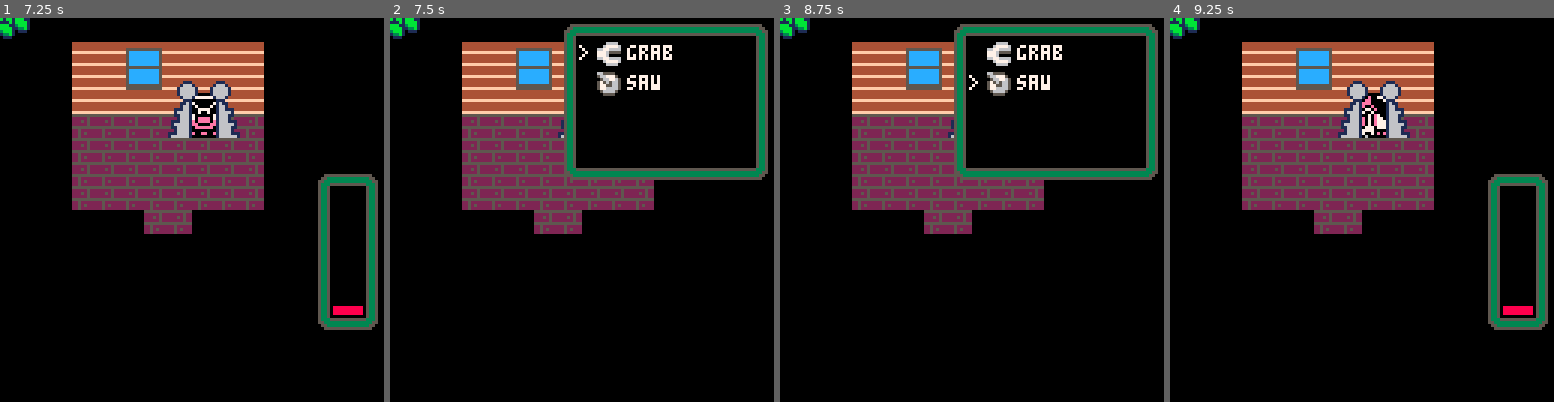
Above: before the commit, frames 1-4 (left to right).
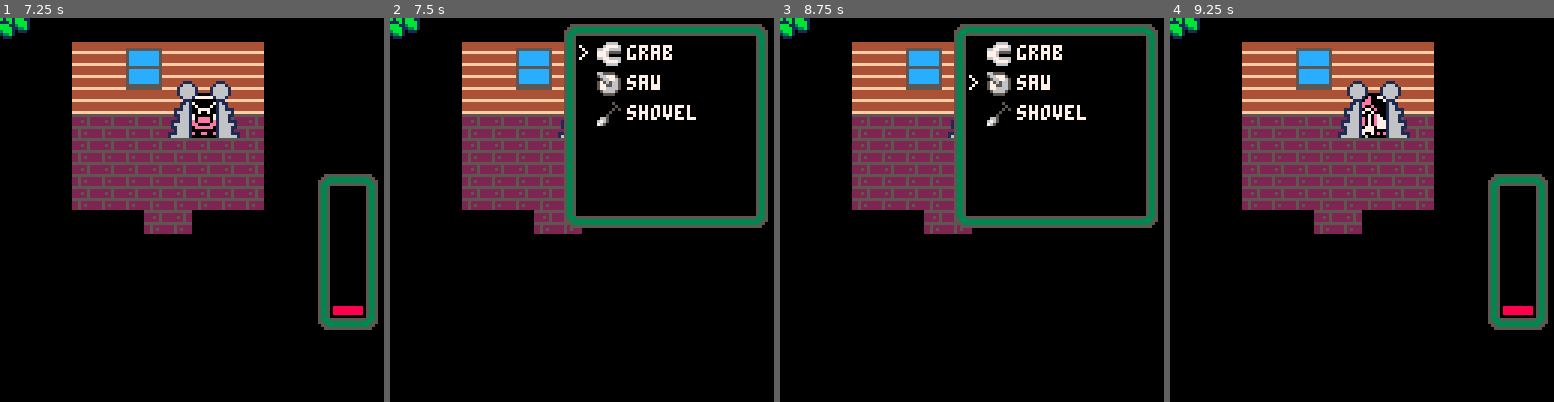
Above: after the commit, the same moments.

Repository: DeCarabas/pico_carts
Game: PICO-8 cartridge robo2.p8
Two runs of this game, one before a commit and one after it. Both use one fixed random seed, a clock stepped at 60 frames per second and the inputs below.
Inputs:
- Up to frame 1 (7.25 s): tap X (X key) at 0.33, 1.07, 1.85, 2.97, 4.08, 5.2, 6.32 s; tap O (Z key) at 0.7, 1.7, 2.1, 2.5, 2.9, 3.3, 3.7, 4.1, 4.5, 4.9, 5.3, 5.7, 6.1, 6.5, 6.9 s; hold Right 1.6-2.1 s; hold Up 2.15-2.42 s; hold Right 2.47-3.03 s; hold Left 3.08-3.58 s; hold Down 3.63-3.97 s; hold Right 4.02-4.68 s; hold Up 4.73-5.03 s; hold Left 5.08-5.68 s; hold Down 5.73-6.03 s; hold Right 6.08-6.58 s; hold Right 6.63-7.13 s; hold Up from 7.18 s (still down)
- Up to frame 2 (7.5 s): tap O (Z key) at 7.3 s; tap X (X key) at 7.43 s; release Up at 7.45 s
- Up to frame 3 (8.75 s): hold Right 7.5-8.07 s; tap O (Z key) at 7.7, 8.1, 8.5 s; hold Left 8.12-8.62 s; tap X (X key) at 8.55 s; hold Down from 8.67 s (still down)
- Up to frame 4 (9.25 s): tap O (Z key) at 8.9 s; release Down at 9 s; hold Right from 9.05 s (still down)

Frame 1 is identical in both runs. In frame 2, 5.7% of the frame differs, in the area x 45-99%, y 21-55%; in frame 3, 5.7%; in frame 4, nothing differs.

Commit message:
Shovel placeholder (7940)

Diff:
--- a/robo2.p8
+++ b/robo2.p8
@@ -1877,10 +1877,12 @@
   )
 end
 
+function i_shovel(item,tx,ty)
+end
+
 function init_items()
   item_sel=1
 end
-
 
 function tool(icon,name,fn,give)
   return {icon=icon,name=name,fn=fn,give=give}
@@ -1892,6 +1894,10 @@
 Hey, careful with|that!
 That thing's sharp!
 ]])
+tl_shovel=tool(131,"shovel",i_shovel,[[
+p=py_up_talk
+That's a shovel,|ya dig?
+]])
 tl_water=tool(143,"water",i_water,[[
 p=py_up_talk
 Don't get me wet!
@@ -1910,10 +1916,10 @@
 function get_items()
   local items
   if chapter < 4 then
-    items = {tl_grab,tl_saw}
+    items = {tl_grab,tl_saw,tl_shovel}
   else
     items = {
-      tl_grab,tl_saw,tl_water,
+      tl_grab,tl_saw,tl_shovel,tl_water,
       tl_grass}
 
     for fp in all(flower_pockets) do
